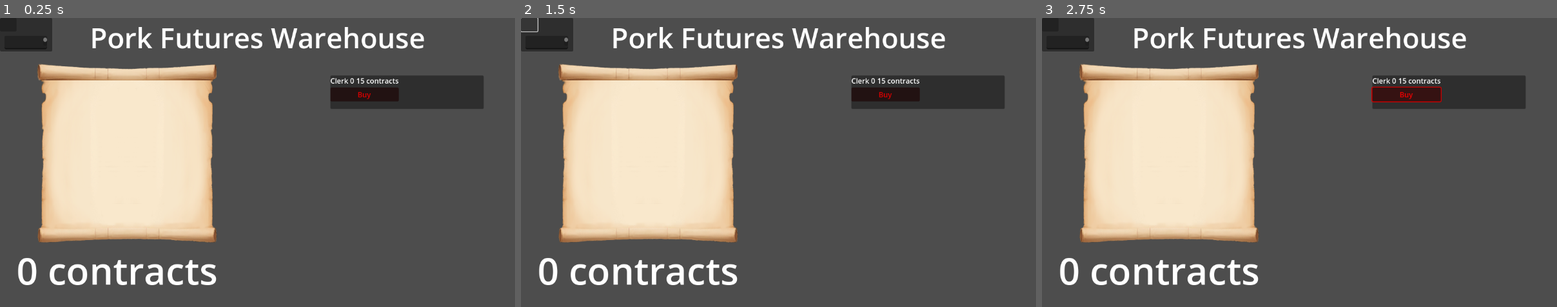
Above: before the commit, frames 1-3 (left to right).
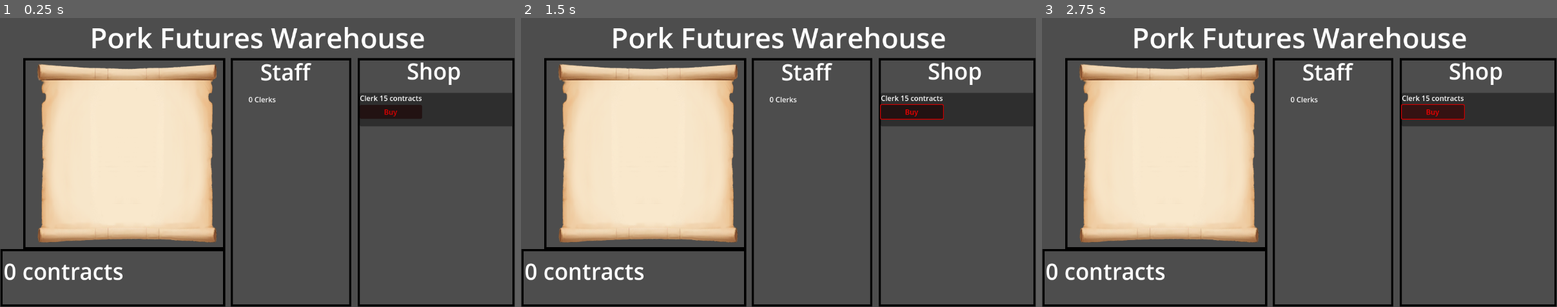
Above: after the commit, the same moments.

Repository: gamedevsprints/pork-futures-warehouse
Game: Godot game, scene res://main.tscn
Two runs of this game, one before a commit and one after it. Both use one fixed random seed, a clock stepped at 60 frames per second and the inputs below.
Inputs (mouse positions are in pixels of both pictures, inside the frame that each line leads up to):
- Up to frame 1 (0.25 s): no input
- Up to frame 2 (1.5 s): click "Buy" at 0.5 s; click (531, 23) at 1.27 s
- Up to frame 3 (2.75 s): click "Buy" at 2 s

The runs differ from the first frame. In frame 1, 12% of the frame differs, in the area x 0-100%, y 0-100%; in frame 2, 12%; in frame 3, 12%.

Commit message:
clean up

Diff:
--- a/generator_panel.gd
+++ b/generator_panel.gd
@@ -1,22 +1,14 @@
 extends Node
 class_name Generator
-# var autopen_count = 0
-# var autopen_base_price = 100
-# var autopen_growth_rate = 1.7
-# var autopen_production = 8
-# var buy_autopen_button_format_string = "Buy Autopen - %s contracts"
-var generator_name_label: Label
+
+@onready var generator_name_label: Label = %GeneratorNameLabel
 @onready var buy_button: Button = %BuyButton
 @onready var count_label: Label = %CountLabel
 @onready var cost_label: Label = %CostLabel
 
 var has_been_visible = false
 
-
-@export var count: int # :
-	#set(value):
-		#price = generator_price()
-
+var count: int
 @export var base_price: int
 var price: int
 @export var growth_rate: float
@@ -24,34 +16,27 @@
 @export var generator_name: String
 @export var can_afford: bool
 @export var unlock_score: int
+
 signal purchase_attempted(price: int, generator: Generator)
+
 
 func generator_price():
 	return int(base_price * (growth_rate) ** float(count))
 
-
-
-# Called when the node enters the scene tree for the first time.
 func _ready() -> void:
 	count = 0
 	price = generator_price()
-	generator_name_label = %GeneratorNameLabel
 	generator_name_label.text = generator_name
-	count_label.text = str(count)
+	var plural = "s" if count != 1 else ""
+	count_label.text = str(count) + " " + generator_name + plural
 	cost_label.text = str(price) + " contracts"
 	self.visible = false
-
-
-
-## Called every frame. 'delta' is the elapsed time since the previous frame.
-#func _process(delta: float) -> void:
-	#pass
-
 
 func buy():
 	count += 1
 	price = generator_price()
-	count_label.text = str(count)
+	var plural = "s" if count != 1 else ""
+	count_label.text = str(count) + " " + generator_name + plural
 	_update_cost_label(price)
 
 
@@ -60,22 +45,18 @@
 
 func _update_affordability(score: int):
 	can_afford = score >= generator_price()
-	#buy_button.disabled = not can_afford  # why problem?
-	if not can_afford:
+	if can_afford:
+		buy_button.modulate = Color("green")
+	else:
 		buy_button.modulate = Color("red")
-	else:
-		buy_button.modulate = Color("green")
 
 
 func _update_visibility(score: int):
 	if has_been_visible:
 		return
 	if score >= unlock_score:
-
 		self.visible = true
 		has_been_visible = true
 
 func _on_buy_button_button_down() -> void:
-
-	pass # Replace with function body.
 	purchase_attempted.emit(price, self)
--- a/generator_panel.tscn
+++ b/generator_panel.tscn
@@ -5,7 +5,7 @@
 [node name="GeneratorPanel" type="Panel"]
 script = ExtResource("1_wkv6j")
 base_price = 10
-growth_rate = 1.15
+growth_rate = 1.25
 production_rate = 1
 generator_name = "myname"
 
@@ -22,11 +22,6 @@
 layout_mode = 2
 text = "placeholdername"
 
-[node name="CountLabel" type="Label" parent="VBoxContainer/HBoxContainer"]
-unique_name_in_owner = true
-layout_mode = 2
-text = "placse"
-
 [node name="CostLabel" type="Label" parent="VBoxContainer/HBoxContainer"]
 unique_name_in_owner = true
 layout_mode = 2
@@ -38,4 +33,13 @@
 layout_mode = 2
 text = "Buy"
 
+[node name="CountLabel" type="Label" parent="."]
+unique_name_in_owner = true
+layout_mode = 2
+offset_left = -249.0
+offset_top = 3.0
+offset_right = -200.0
+offset_bottom = 26.0
+text = "placse"
+
 [connection signal="button_down" from="VBoxContainer/BuyButton" to="." method="_on_buy_button_button_down"]
--- a/main.gd
+++ b/main.gd
@@ -1,28 +1,13 @@
 extends Node2D
 
-var debug = true
+var debug = false
 
 var score = 0
-var clerks: int = 0
-var base_clerk_price := 10
-var other_thing = 1.5
-var clerk_production_rate_per_second = 1
-@onready var rich_text_label: RichTextLabel = $RichTextLabel
-@onready var buy_cerk_button: Button = $Control/BuyCerkButton
-var clerk_button_message_format_string: String = "Buy Clerk - %s contracts"
-
-var autopen_count = 0
-var autopen_base_price = 100
-var autopen_growth_rate = 1.7
-var autopen_production = 8
-var buy_autopen_button_format_string = "Buy Autopen - %s contracts"
-@onready var buy_autopen_button: Button = $Control/BuyAutopenButton
+@onready var score_label: RichTextLabel = %ScoreLabel
 @onready var generators_container: VBoxContainer = %Generators
 var generators: Array[Generator]
 
 func _ready() -> void:
-	buy_cerk_button.text = clerk_button_message_format_string % str(clerk_price())
-	buy_autopen_button.text = buy_autopen_button_format_string % str(autopen_price())  # hid the at first?
 	for generator in generators_container.get_children():
 		generators.append(generator)
 	for generator in generators:
@@ -35,70 +20,33 @@
 		%DebugPanel.visible = false
 
 
-
-func _on_button_button_down() -> void:
-	increment_score()
+func _on_contract_button_button_down() -> void:
+	score += 1
+	score_label.text = str(score) + " contracts"
 	for generator in generators:
 		generator._update_affordability(score)
 		generator._update_visibility(score)
 
+
 func _handle_purchase_attempted(price: int, generator: Generator):
 	if score >= price:
 		score -= price
-		rich_text_label.text = str(score) + " contracts"
+		score_label.text = str(score) + " contracts"
 		generator.buy()
 		for generator_ in generators:
 			generator_._update_affordability(score)
 			generator._update_visibility(score)
-	else:
-		pass
-
-
-
-func increment_score():
-	score += 1
-	rich_text_label.text = str(score) + " contracts"
-
-
-func clerk_price():
-	return int(base_clerk_price * (other_thing) ** float(clerks))
-
-func autopen_price():
-	return int(autopen_base_price * (autopen_growth_rate) ** float(autopen_count))
-
-func _on_buy_cerk_button_button_down() -> void:
-	if score - clerk_price() < 0:
-		return
-	score -= clerk_price()
-	clerks += 1
-	buy_cerk_button.text = clerk_button_message_format_string % str(clerk_price())
-	rich_text_label.text = str(score) + " contracts"
-
-
-
-func _on_buy_autopen_button_button_down() -> void:
-	if score - autopen_price() < 0:
-		return
-	score -= autopen_price()
-	autopen_count += 1
-	buy_autopen_button.text = buy_autopen_button_format_string % str(autopen_price())
-	rich_text_label.text = str(score) + " contracts"
-
-
 
 
 func _on_production_timer_timeout() -> void:
-	#score += clerks * clerk_production_rate_per_second
-	#score += autopen_count * autopen_production
-
 	for generator in generators:
 		score += generator.count * generator.production_rate
-
+	score_label.text = str(score) + " contracts"
 	for generator in generators:
 		generator._update_affordability(score)
 		generator._update_visibility(score)
-	rich_text_label.text = str(score) + " contracts"
 
 
 func _on_debug_button_button_down() -> void:
 	score += int(%DebugTextEdit.text)
+	score_label.text = str(score) + " contracts"
--- a/main.tscn
+++ b/main.tscn
@@ -7,50 +7,91 @@
 [node name="main" type="Node2D"]
 script = ExtResource("1_0xm2m")
 
-[node name="Container" type="Sprite2D" parent="."]
+[node name="ContractSprite" type="Sprite2D" parent="."]
 position = Vector2(284, 304)
 scale = Vector2(0.315, 0.315)
 texture = ExtResource("1_ig7tw")
 
-[node name="Button" type="Button" parent="."]
+[node name="ReferenceRect1" type="ReferenceRect" parent="."]
+offset_left = 519.0
+offset_top = 93.0
+offset_right = 784.0
+offset_bottom = 645.0
+border_color = Color(0, 0, 0, 1)
+border_width = 5.0
+editor_only = false
+
+[node name="ReferenceRect2" type="ReferenceRect" parent="."]
+offset_left = 803.0
+offset_top = 93.0
+offset_right = 1149.0
+offset_bottom = 645.0
+border_color = Color(0, 0, 0, 1)
+border_width = 5.0
+editor_only = false
+
+[node name="ReferenceRect3" type="ReferenceRect" parent="."]
+offset_left = 4.0
+offset_top = 521.0
+offset_right = 502.0
+offset_bottom = 645.0
+border_color = Color(0, 0, 0, 1)
+border_width = 5.0
+editor_only = false
+
+[node name="CenterContainer" type="CenterContainer" parent="ReferenceRect3"]
+layout_mode = 1
+anchors_preset = 15
+anchor_right = 1.0
+anchor_bottom = 1.0
+grow_horizontal = 2
+grow_vertical = 2
+
+[node name="ScoreLabel" type="RichTextLabel" parent="ReferenceRect3/CenterContainer"]
+unique_name_in_owner = true
+clip_contents = false
+custom_minimum_size = Vector2(490, 100)
+layout_mode = 2
+theme_override_font_sizes/normal_font_size = 50
+text = "0 contracts
+"
+
+[node name="ReferenceRect4" type="ReferenceRect" parent="."]
+offset_left = 55.0
+offset_top = 93.0
+offset_right = 502.0
+offset_bottom = 517.0
+border_color = Color(0, 0, 0, 1)
+border_width = 5.0
+editor_only = false
+
+[node name="ContractButton" type="Button" parent="."]
 modulate = Color(1, 1, 1, 0)
 offset_left = 94.0
 offset_top = 141.0
 offset_right = 472.0
 offset_bottom = 469.0
 
-[node name="RichTextLabel" type="RichTextLabel" parent="."]
-offset_left = 37.0
-offset_top = 508.0
-offset_right = 697.0
-offset_bottom = 647.0
-theme_override_font_sizes/normal_font_size = 84
-text = "0 contracts
-"
-
-[node name="Control" type="VBoxContainer" parent="."]
-visible = false
-offset_left = 544.0
-offset_top = 257.0
-offset_right = 1122.0
-offset_bottom = 612.0
-
-[node name="ShopRichTextLabel" type="RichTextLabel" parent="Control"]
+[node name="ShopRichTextLabel" type="RichTextLabel" parent="."]
 custom_minimum_size = Vector2(300, 80)
-layout_mode = 2
+offset_left = 682.0
+offset_top = 84.0
+offset_right = 1260.0
+offset_bottom = 164.0
 theme_override_font_sizes/normal_font_size = 50
 text = "Shop"
 horizontal_alignment = 1
 
-[node name="BuyCerkButton" type="Button" parent="Control"]
-custom_minimum_size = Vector2(0, 50)
-layout_mode = 2
-text = "Buy Clerk - %s contracts"
-
-[node name="BuyAutopenButton" type="Button" parent="Control"]
-custom_minimum_size = Vector2(0, 50)
-layout_mode = 2
-text = "Buy Clerk - %s contracts"
+[node name="StaffLabel" type="RichTextLabel" parent="."]
+custom_minimum_size = Vector2(300, 80)
+offset_left = 349.0
+offset_top = 86.0
+offset_right = 927.0
+offset_bottom = 166.0
+theme_override_font_sizes/normal_font_size = 50
+text = "Staff
+"
+horizontal_alignment = 1
 
 [node name="ProductionTimer" type="Timer" parent="."]
 autostart = true
@@ -68,10 +109,10 @@
 anchors_preset = 5
 anchor_left = 0.5
 anchor_right = 0.5
-offset_left = 739.0
-offset_top = 129.0
-offset_right = 1082.0
-offset_bottom = 629.0
+offset_left = 805.0
+offset_top = 168.0
+offset_right = 1148.0
+offset_bottom = 668.0
 grow_horizontal = 2
 size_flags_horizontal = 3
 size_flags_vertical = 3
@@ -104,7 +145,7 @@
 base_price = 12000
 production_rate = 250
 generator_name = "Manager"
-unlock_score = 8000
+unlock_score = 10000
 
 [node name="Trader" parent="Generators" instance=ExtResource("3_h2yge")]
 custom_minimum_size = Vector2(0, 75)
@@ -112,7 +153,7 @@
 base_price = 130000
 production_rate = 1500
 generator_name = "Trader"
-unlock_score = 80000
+unlock_score = 100000
 
 [node name="Federal Pork Reserve" parent="Generators" instance=ExtResource("3_h2yge")]
 custom_minimum_size = Vector2(0, 75)
@@ -120,10 +161,11 @@
 base_price = 250000
 production_rate = 3000
 generator_name = "Federal Pork Reserve"
-unlock_score = 800000
+unlock_score = 210000
 
 [node name="DebugPanel" type="Panel" parent="."]
 unique_name_in_owner = true
+visible = false
 offset_right = 117.0
 offset_bottom = 75.0
 
@@ -140,8 +182,6 @@
 offset_right = 105.0
 offset_bottom = 70.0
 
-[connection signal="button_down" from="Button" to="." method="_on_button_button_down"]
-[connection signal="button_down" from="Control/BuyCerkButton" to="." method="_on_buy_cerk_button_button_down"]
-[connection signal="button_down" from="Control/BuyAutopenButton" to="." method="_on_buy_autopen_button_button_down"]
+[connection signal="button_down" from="ContractButton" to="." method="_on_contract_button_button_down"]
 [connection signal="timeout" from="ProductionTimer" to="." method="_on_production_timer_timeout"]
 [connection signal="button_down" from="DebugPanel/debugButton" to="." method="_on_debug_button_button_down"]
Not shown, added: README.md
